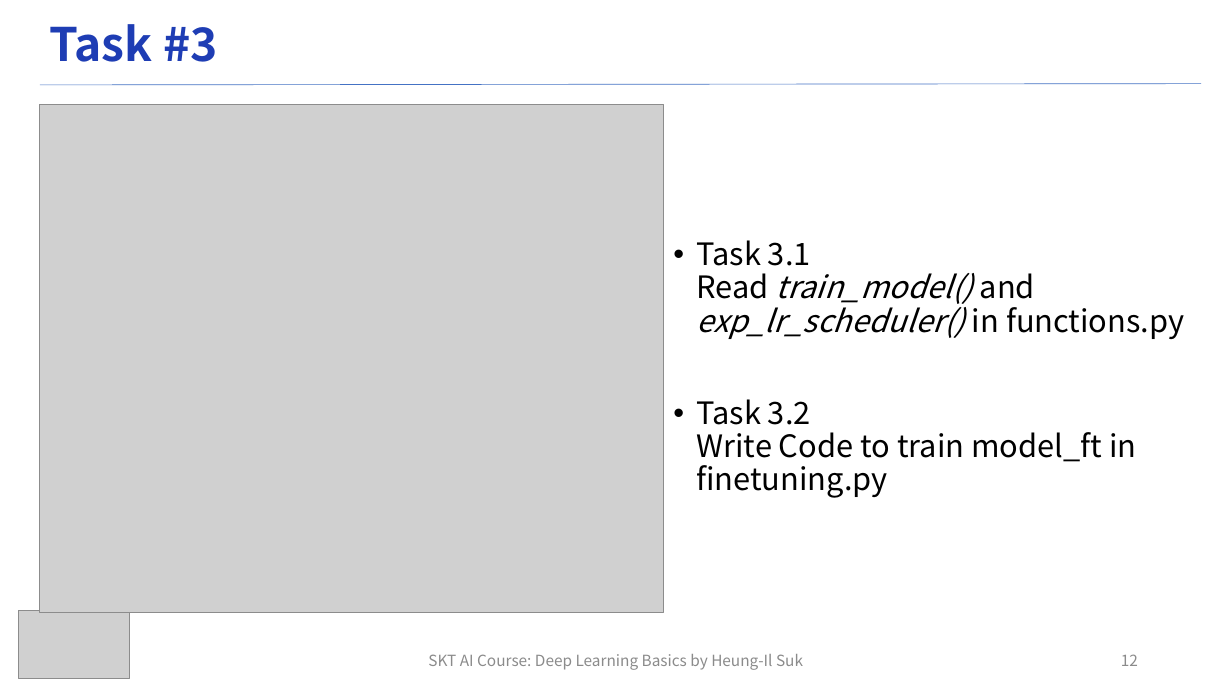
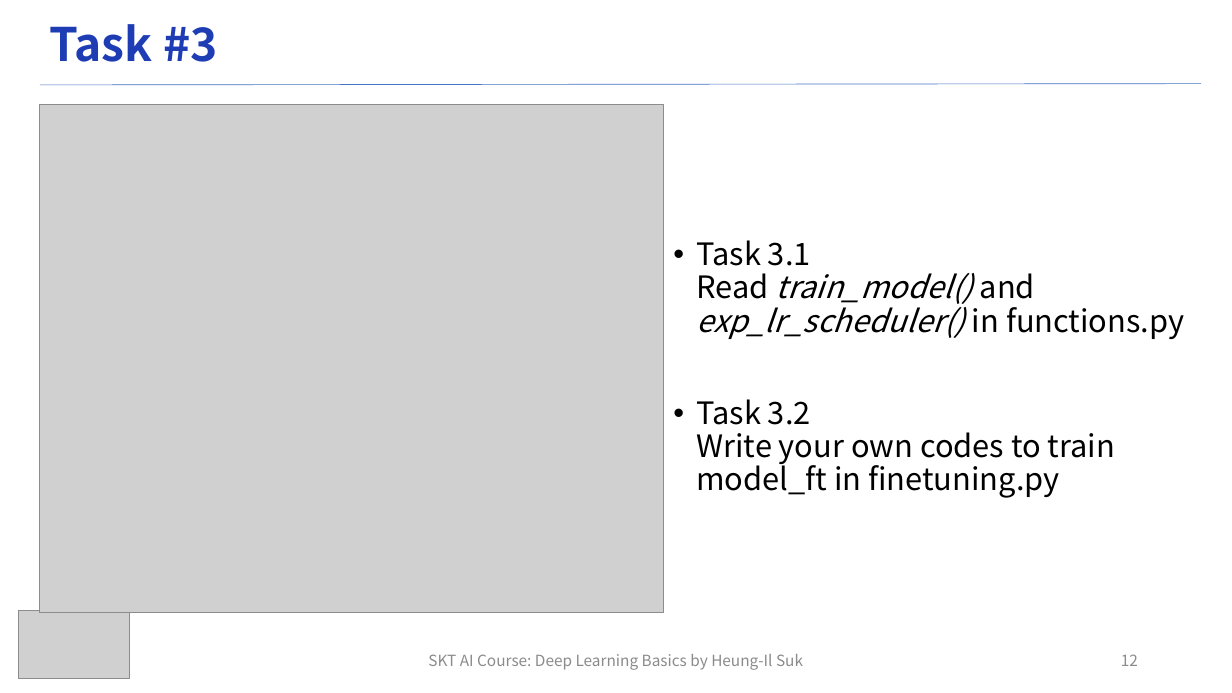
Before and after one commit to ku-milab/DeepLearningTutorial, a slide deck: slide 12 of lecture_slides/Practice/Practice#4_SKT_Deep_Learning_Lecture.pptx. Drawn at 1232x693 pixels with LibreOffice and Linux fonts; fonts in the diff are those of the drawing; grey boxes stand for pictures. Boxes give left, top, right and bottom in pixels: in the first picture for what was removed or moved away, otherwise in the second. Text is boxed around its words. In the diff, an @@ line names an element or a change of style, - is before the commit and + after.

```diff
--- a/lecture_slides/Practice/Practice#4_SKT_Deep_Learning_Lecture.pptx
+++ b/lecture_slides/Practice/Practice#4_SKT_Deep_Learning_Lecture.pptx
@@ text at [696, 399, 1115, 498]: text changed @@
-• Task 3.2
-  Write Code to train model_ft in finetuning.py
+• Task 3.2
+  Write your own codes to train model_ft in finetuning.py
```
Also in this commit, not shown: 8 other slides changed, 4 other files.
